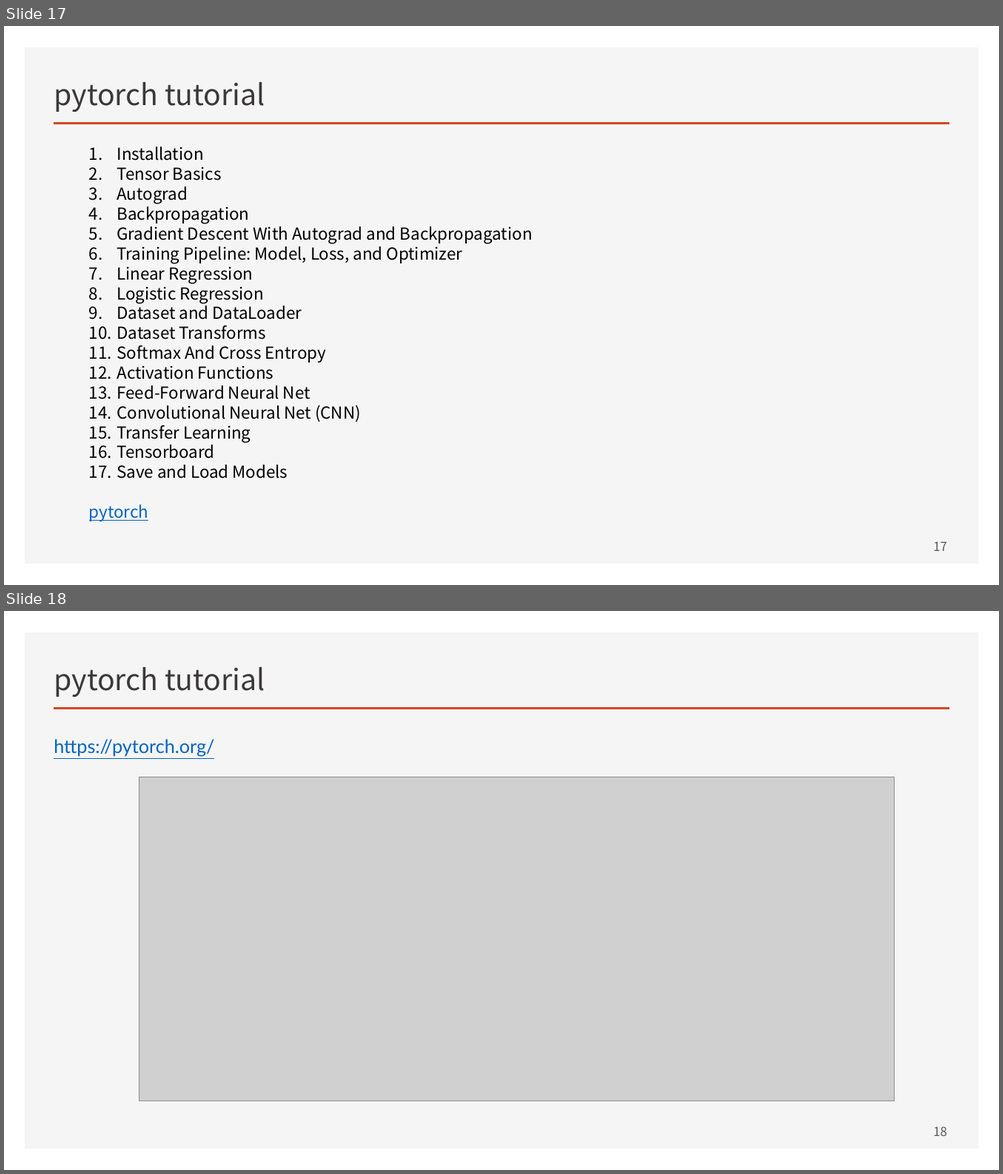
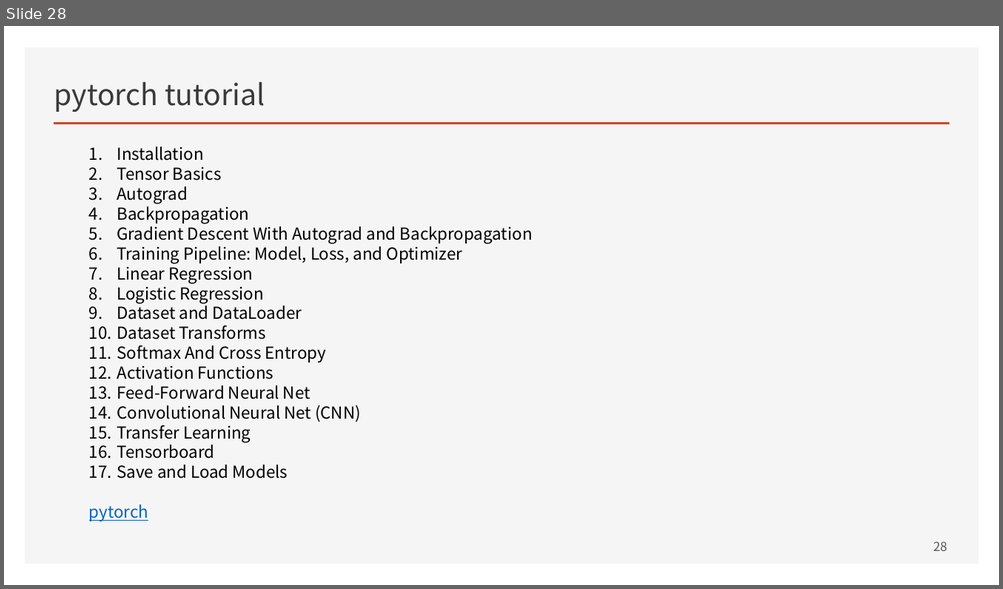
Before and after one commit to ancestor9/mathematics-for-machine-learning, a slide deck: Linear_Algebra/w5_03_Deep_Learning_with_pytorch.pptx. Shown one above the other, each under a label of ours: slides 17 and 18 before the commit, slide 28 after it. The pictures are 1003x1174 and 1003x589 pixels, drawn with LibreOffice and Linux fonts; fonts in the diff are those of the drawing; grey boxes stand for pictures. Boxes give left, top, right and bottom in pixels: in the first picture for what was removed or moved away, otherwise in the second. Text is boxed around its words. In the diff, an @@ line names an element or a change of style, - is before the commit and + after.

```diff
--- a/Linear_Algebra/w5_03_Deep_Learning_with_pytorch.pptx
+++ b/Linear_Algebra/w5_03_Deep_Learning_with_pytorch.pptx
@@ slide 18 removed at (4, 611, 999, 1170), background #FFFFFF; not listed: 2 template elements that a slide beside it also shows @@
@@ title removed at (54, 667, 265, 697) @@
-pytorch tutorial
@@ text removed at (54, 739, 214, 757) @@
-https://pytorch.org/
@@ picture removed at (139, 777, 893, 1101) @@
@@ page number removed at (933, 1127, 947, 1136) @@
-18
@@ what was slide 17 is now slide 28 @@
@@ page number at (933, 542, 947, 551): text changed @@
-17
+28
```
Also in this commit, not shown: 1 slide changed, 10 slides added, 2 other files.
